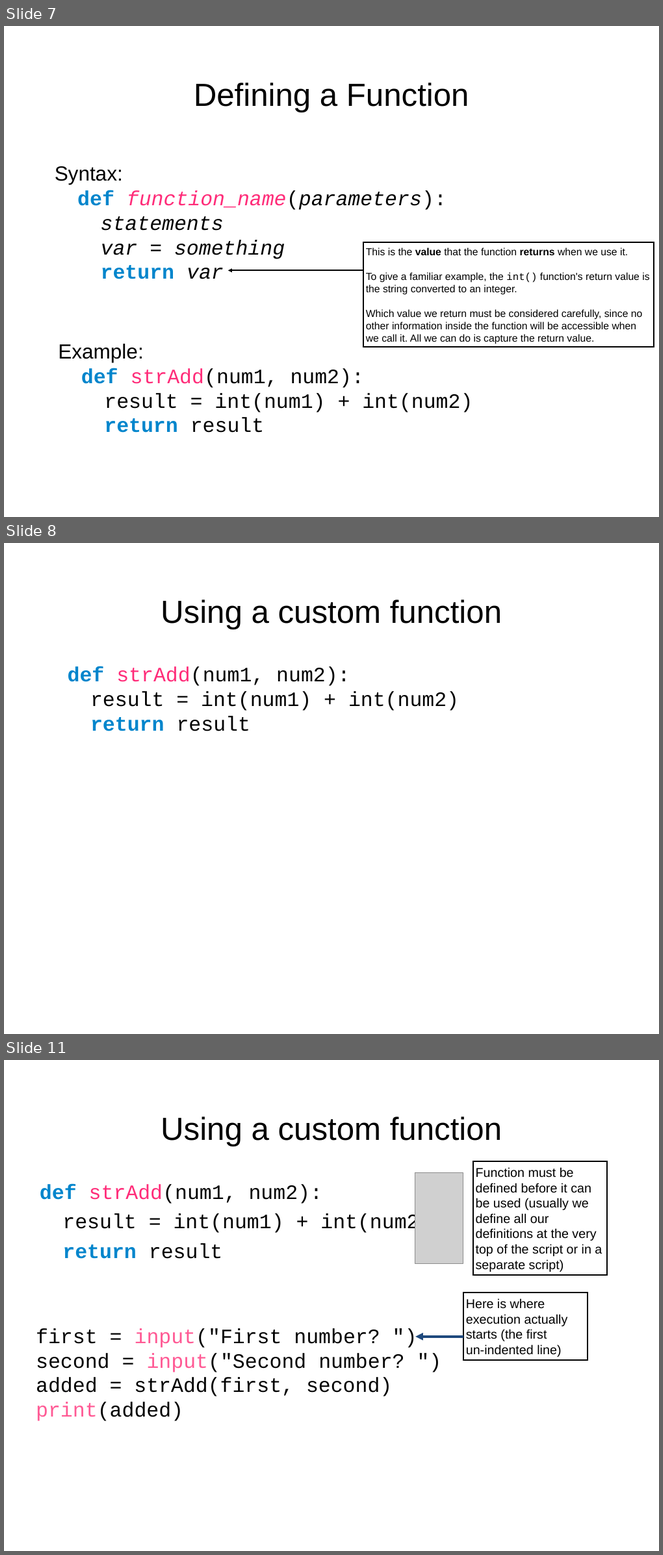
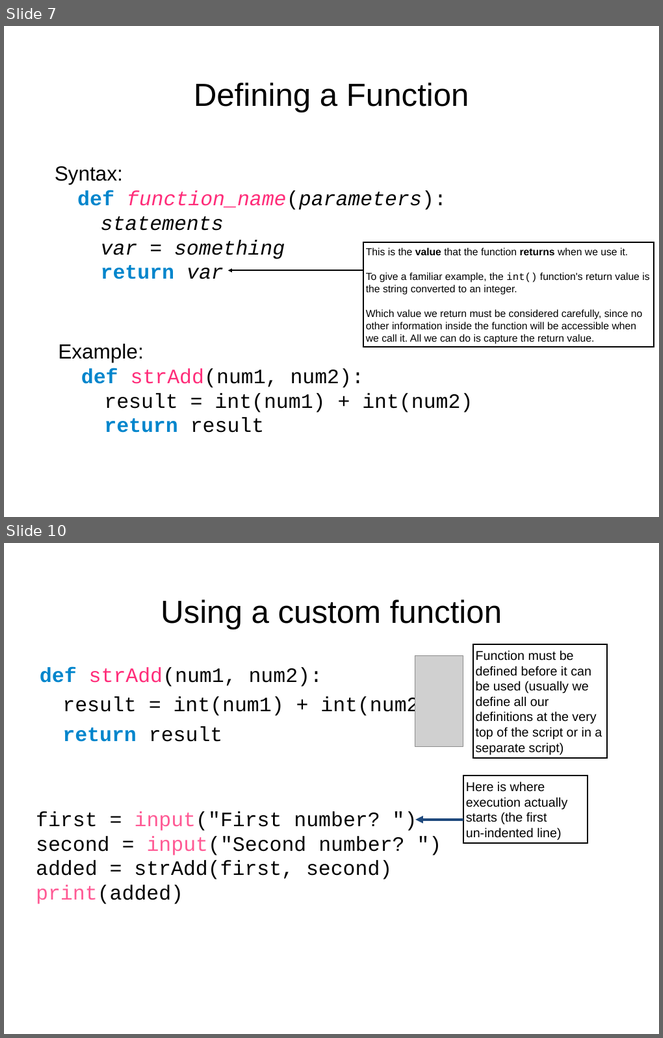
Before and after one commit to PennGCB/python_bootcamp, a slide deck: lab6/py3/lab6_custom_functions.pptx. Shown one above the other, each under a label of ours: slides 7, 8 and 11 before the commit, slides 7 and 10 after it; the slides between them are not shown. The pictures are 663x1555 and 663x1038 pixels, drawn with LibreOffice and Linux fonts; fonts in the diff are those of the drawing; grey boxes stand for pictures. Boxes give left, top, right and bottom in pixels: in the first picture for what was removed or moved away, otherwise in the second. Text is boxed around its words. In the diff, an @@ line names an element or a change of style, - is before the commit and + after.

```diff
--- a/lab6/py3/lab6_custom_functions.pptx
+++ b/lab6/py3/lab6_custom_functions.pptx
@@ slide 8 removed at (x1=4, y1=543, x2=659, y2=1034), background #FFFFFF @@
@@ title removed at (x1=161, y1=600, x2=502, y2=629) @@
-Using a custom function
@@ text removed at (x1=68, y1=667, x2=459, y2=731) @@
-def strAdd(num1, num2):
-result = int(num1) + int(num2)
-return result
@@ what was slide 11 is now slide 10 @@
```
Also in this commit, not shown: 2 slides changed, 1 other file.
